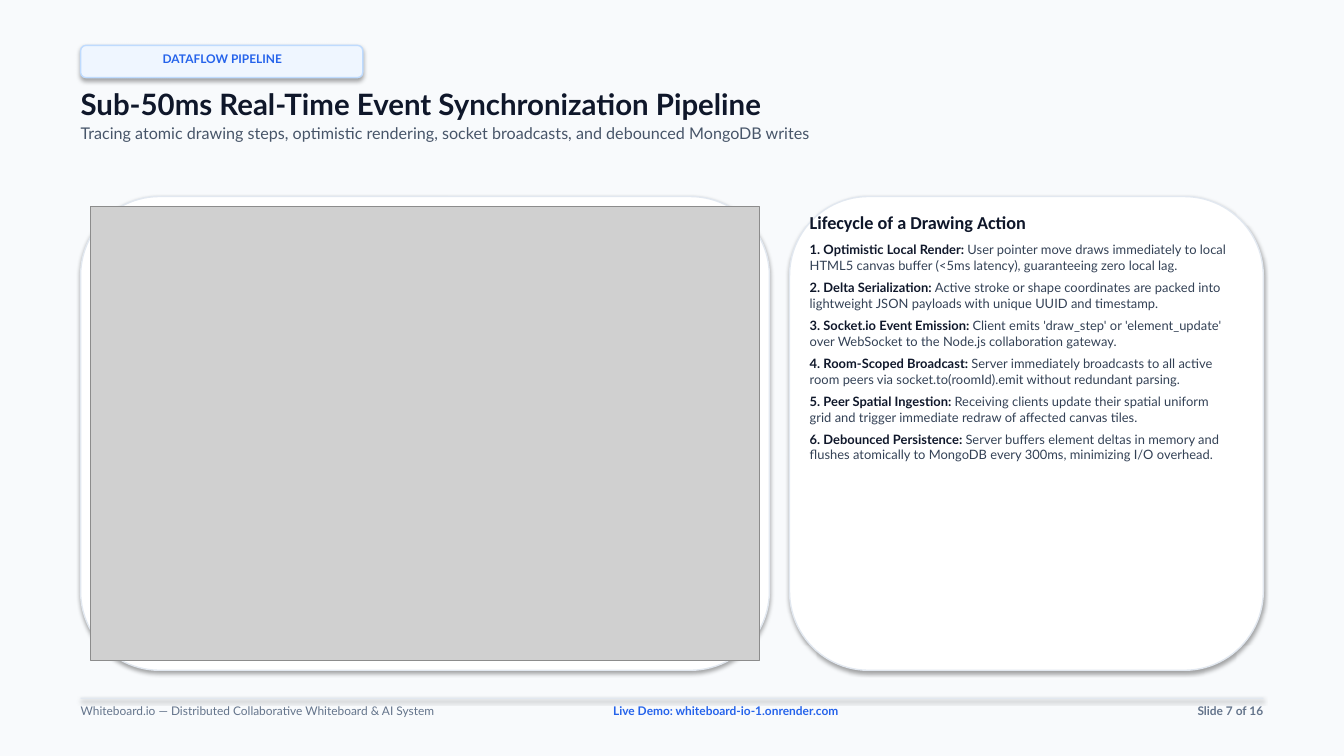
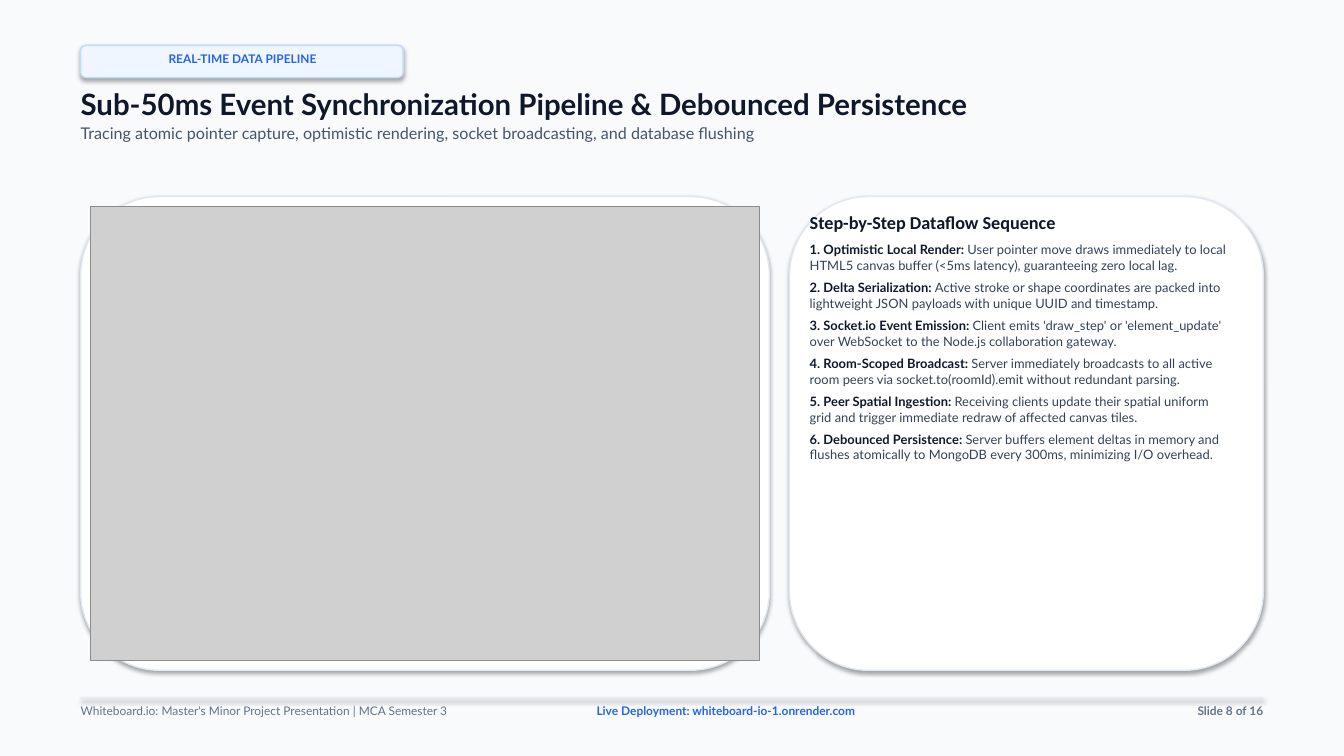
Before and after one commit to PARASMANI-KHUNTE/Whiteboard.io, a slide deck: slide 8 of docs/Whiteboard_io_Presentation.pptx (slide 7 before the commit). Drawn at 1344x756 pixels with LibreOffice and Linux fonts; fonts in the diff are those of the drawing; grey boxes stand for pictures. Boxes give left, top, right and bottom in pixels: in the first picture for what was removed or moved away, otherwise in the second. Text is boxed around its words. In the diff, an @@ line names an element or a change of style, - is before the commit and + after.

Commit message:
feat(docs): rewrite presentation deck with technical project & software engineering focus (#151)

```diff
--- a/docs/Whiteboard_io_Presentation.pptx
+++ b/docs/Whiteboard_io_Presentation.pptx
@@ rounded rectangle "REAL-TIME DATA PIPELINE": place and size @@
-rounded rectangle "REAL-TIME DATA PIPELINE" at box(81, 45, 363, 78)
+rounded rectangle "REAL-TIME DATA PIPELINE" at box(81, 45, 403, 78)
@@ text in rounded rectangle at box(169, 54, 317, 63): text changed @@
-DATAFLOW PIPELINE
+REAL-TIME DATA PIPELINE
@@ text at box(81, 93, 967, 142): text changed @@
-Sub-50ms Real-Time Event Synchronization Pipeline
-Tracing atomic drawing steps, optimistic rendering, socket broadcasts, and debounced MongoDB writes
+Sub-50ms Event Synchronization Pipeline & Debounced Persistence
+Tracing atomic pointer capture, optimistic rendering, socket broadcasting, and database flushing
@@ text at box(810, 216, 1056, 232): text changed @@
-Lifecycle of a Drawing Action
+Step-by-Step Dataflow Sequence
@@ text at box(81, 706, 447, 717): text changed @@
-Whiteboard.io — Distributed Collaborative Whiteboard & AI System
+Whiteboard.io: Master's Minor Project Presentation | MCA Semester 3
@@ text at box(597, 706, 855, 717): text changed @@
-Live Demo: whiteboard-io-1.onrender.com
+Live Deployment: whiteboard-io-1.onrender.com
@@ text at box(1198, 706, 1263, 715): text changed @@
-Slide 7 of 16
+Slide 8 of 16
```
Also in this commit, not shown: 11 other slides changed, 4 slides added, 4 slides removed, 3 other files.
